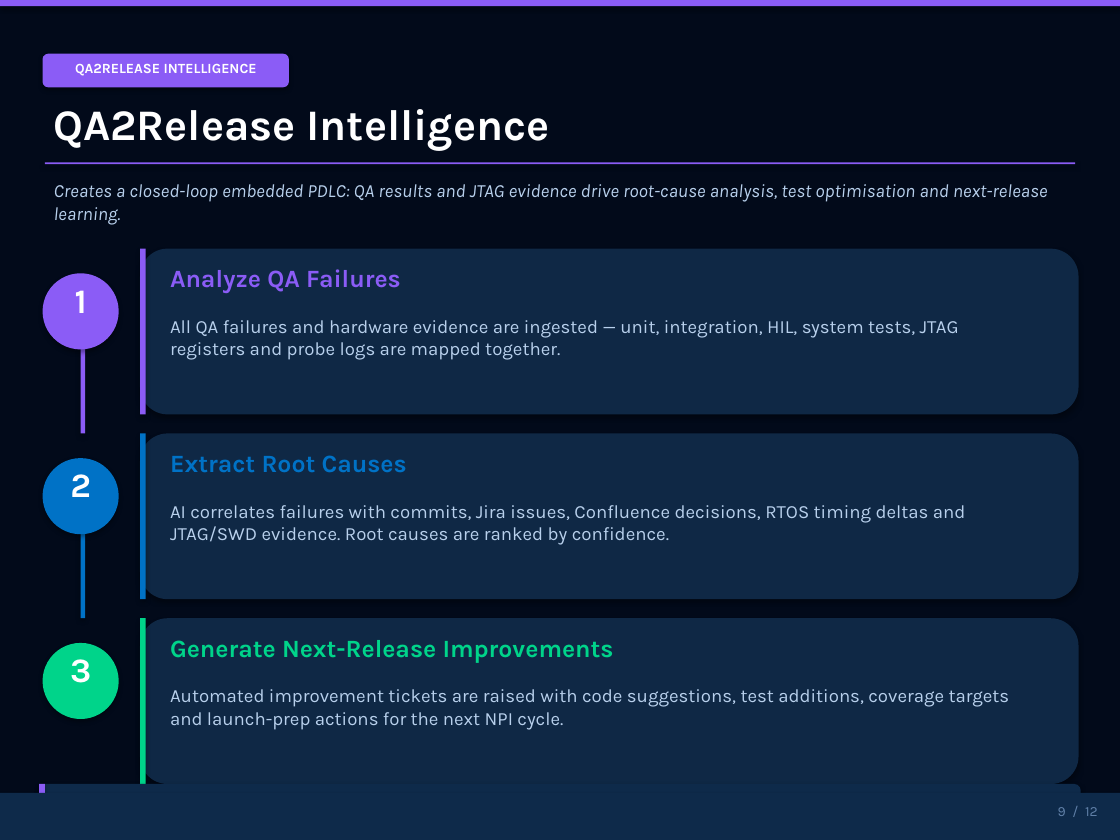
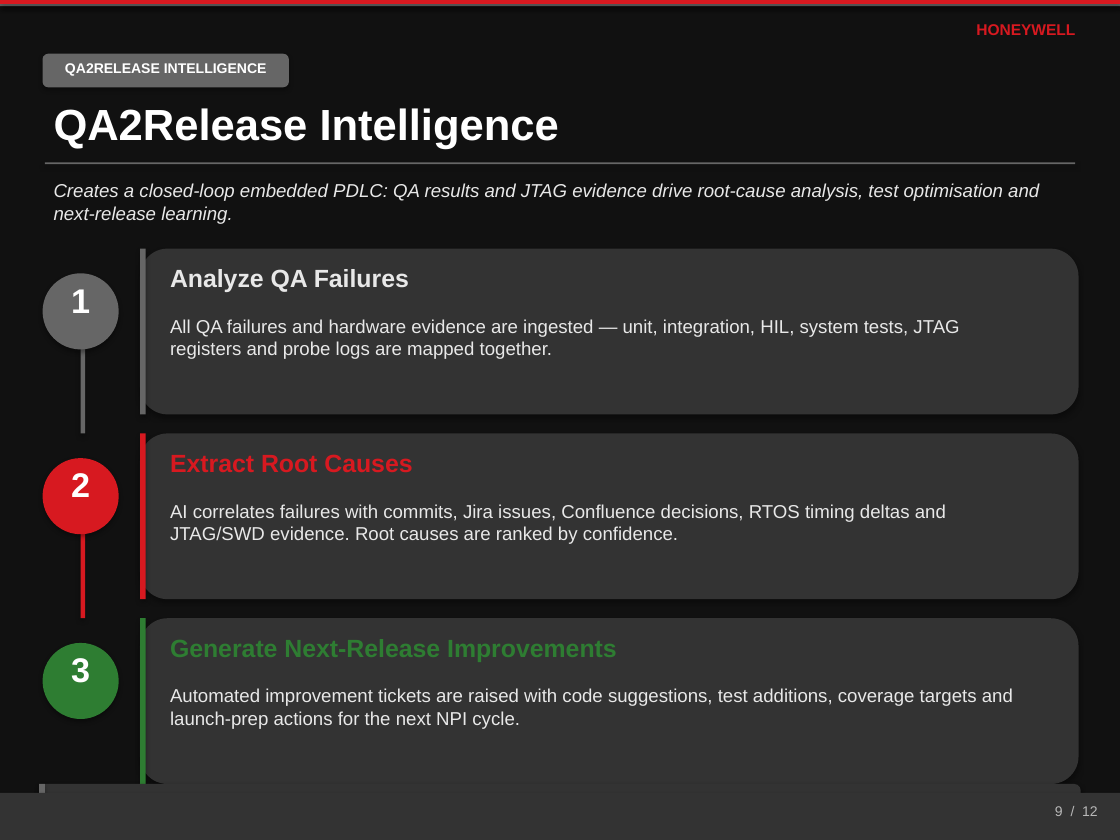
Before and after one commit to shyamnexus/HON_PPT, a slide deck: slide 9 of AI-Driven Embedded Product Lifecycle OrchestratorV5.pptx. Drawn at 1120x840 pixels with LibreOffice and Linux fonts; fonts in the diff are those of the drawing. Boxes give left, top, right and bottom in pixels: in the first picture for what was removed or moved away, otherwise in the second. Text is boxed around its words. In the diff, an @@ line names an element or a change of style, - is before the commit and + after.

```diff
--- a/AI-Driven Embedded Product Lifecycle OrchestratorV5.pptx
+++ b/AI-Driven Embedded Product Lifecycle OrchestratorV5.pptx
@@ rectangle at <box>0,0,1120,840</box>: fill #020A1A to #111111 @@
@@ rectangle added at <box>0,0,1120,4</box>, fill #D71920 @@
@@ text added at <box>976,24,1075,35</box>, 10 pt, text #D71920, bold @@
+HONEYWELL
@@ text "Analyze QA Failures" at <box>170,269,409,292</box>: font Karla to Arial, text colour #8B5CF6 to #E8E8E8 @@
@@ fill #0072C6 to #D71920 in 3 elements at <box>81,532,85,618</box>, <box>43,458,119,534</box>, <box>140,433,146,599</box> @@
@@ text "Extract Root Causes" at <box>170,454,412,472</box>: font Karla to Arial, text colour #0072C6 to #D71920 @@
@@ fill #0F2845 to #333333 in 3 elements at <box>140,249,1079,414</box>, <box>140,433,1079,599</box>, <box>140,618,1079,784</box> @@
@@ rectangle at <box>140,618,146,784</box>: fill #00D48A to #2E7D32 @@
@@ text "Generate Next-Release Improvements" at <box>170,639,617,662</box>: font Karla to Arial, text colour #00D48A to #2E7D32 @@
@@ font Karla to Arial in 5 elements at <box>65,63,267,76</box>, <box>54,108,559,149</box>, <box>71,289,90,313</box>, <box>71,473,90,497</box>, <box>71,658,90,683</box> @@
@@ ellipse at <box>43,643,119,719</box>: fill #00D48A to #2E7D32 @@
@@ font Karla to Arial, text colour #B8D0EC to #E8E8E8 in 4 elements at <box>54,183,1039,224</box>, <box>170,319,959,359</box>, <box>170,504,946,544</box>, <box>170,688,1013,729</box> @@
@@ rectangle at <box>0,793,1120,840</box>: fill #0E2A4A to #333333 @@
@@ fill #8B5CF6 to #666666 in 7 elements at <box>0,0,1120,7</box>, <box>43,54,289,87</box>, <box>45,162,1075,165</box>, <box>81,347,85,433</box>, <box>43,273,119,349</box>, <box>140,249,146,414</box>, <box>39,784,45,822</box> @@
@@ rounded rectangle at <box>39,784,1081,822</box>: fill #0E2A4A to #333333 @@
@@ text "9 / 12" at <box>1055,806,1098,816</box>: font Karla to Arial, text colour #6080A8 to #B8B8B8 @@
```
Also in this commit, not shown: 12 other slides changed, 1 other file.
